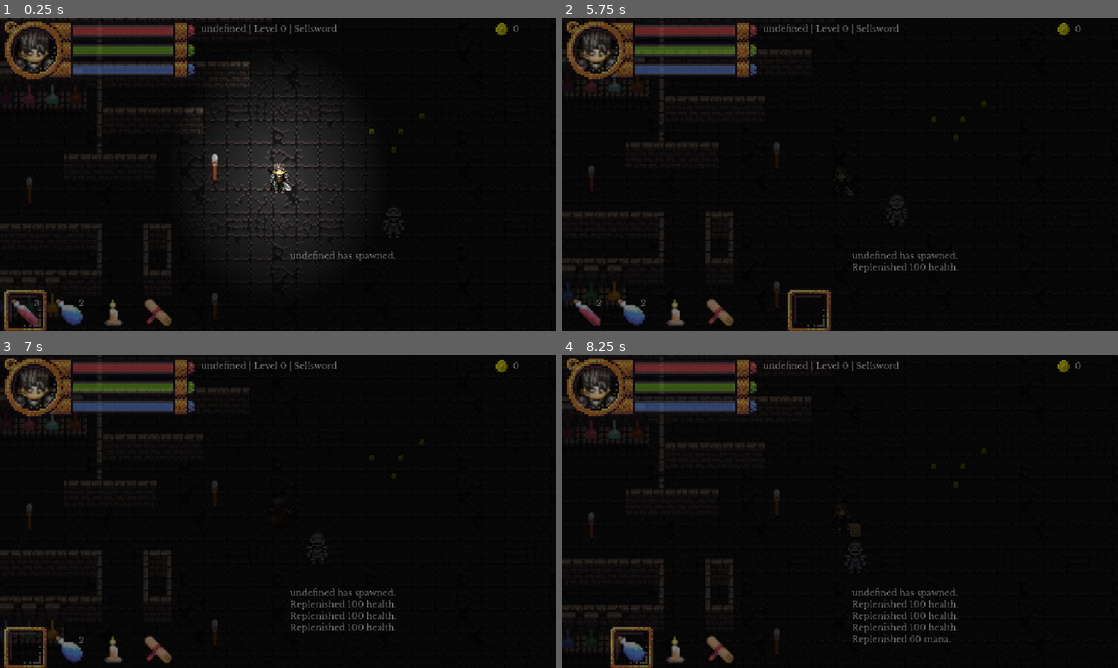
Above: before the commit, frames 1-4 (two rows, left to right).
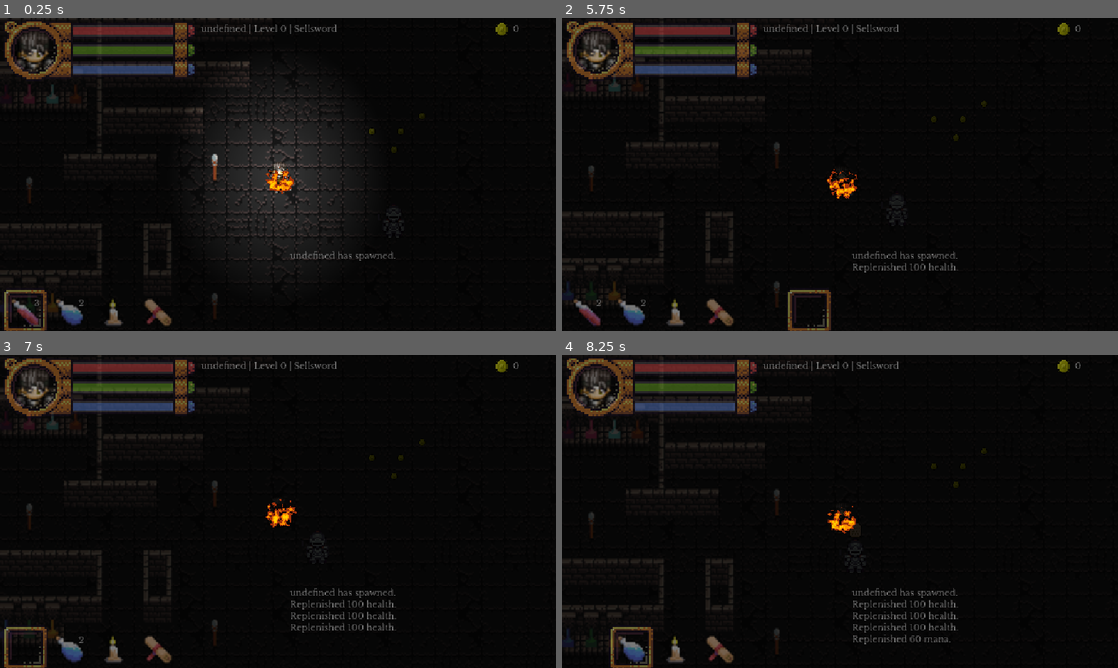
Above: after the commit, the same moments.

Repository: bbm-games/dankcryptic
Game: Godot game, scene res://game.tscn
The game is run twice, just before and just after one commit, with the same random seed, the same clock (stepped at 60 frames per second) and the same inputs. This scene is started directly instead of the project's main scene.
Inputs (mouse positions are in pixels of both pictures, inside the frame that each line leads up to):
- Up to frame 1 (0.25 s): no input
- Up to frame 2 (5.75 s): move the mouse to (962, 158) at 0.52 s; hold Right (item_right) 0.53-1.28 s; hold Right mouse button (block) 0.53-1.28 s; click (962, 158) at 0.67 s; tap 1 (item_1) at 0.8, 1.35 s; move the mouse to (728, 190) at 1.27 s; hold S (walk_down) 1.28-2.03 s; tap 2 (item_2) at 1.55 s; move the mouse to (895, 105) at 2.02 s; hold Right (item_right) 2.03-2.78 s; hold 2 (item_2) 2.03-2.78 s; tap 3 (item_3) at 2.3, 2.85 s; move the mouse to (812, 237) at 2.77 s; hold W (walk_up) 2.78-3.53 s; click (812, 237) at 2.92 s; tap 4 (item_4) at 3.05 s; move the mouse to (1006, 221) at 3.52 s; hold 4 (item_4) 3.53-4.28 s; hold Left (item_left) 3.53-5.03 s; tap 5 (item_5) at 3.8, 4.35 s; move the mouse to (673, 127) at 4.27 s; tap 6 (item_6) at 4.55 s; move the mouse to (867, 174) at 5.02 s; hold S (walk_down) from 5.03 s (still down); hold 6 (item_6) from 5.03 s (still down); click (867, 174) at 5.17 s; tap Up (item_consume) at 5.3 s
- Up to frame 3 (7 s): move the mouse to (194, 433) at 5.77 s; release S (walk_down) at 5.78 s; release 6 (item_6) at 5.78 s; hold Right (item_right) 5.78-6.53 s; tap Up (item_consume) at 5.85 s; right-click (194, 433) at 6.05 s; move the mouse to (400, 495) at 6.52 s; press the mouse at (400, 495) at 6.53 s; hold W (walk_up) from 6.53 s (still down); tap 1 (item_1) at 6.8 s
- Up to frame 4 (8.25 s): move the mouse to (728, 527) at 7.27 s; release W (walk_up) at 7.28 s; release the mouse at (728, 527) at 7.28 s; hold Right (item_right) 7.28-8.03 s; right-click (728, 527) at 7.35 s; click (728, 527) at 7.42 s; tap 2 (item_2) at 7.55 s; move the mouse to (895, 442) at 8.02 s; hold S (walk_down) from 8.03 s (still down); hold E (chat) from 8.03 s (still down)

The runs differ from the first frame. In frame 1, 0.2% of the frame differs, in the area x 47-53%, y 47-57%; in frame 2, 0.2%, in the area x 30-54%, y 2-58%; in frame 3, 0.2%; in frame 4, 0.2%.
Error before the commit: Invalid call. Nonexistent function 'contains' in base 'Nil'. (res://game.gd:451)

Commit message:
added status effect mitigation and fire shader and poison and fire status effects

Diff:
--- /dev/null
+++ b/fire.gdshader
@@ -0,0 +1,36 @@
+/*
+Original shader from Fubucci – https://www.febucci.com/2019/05/fire-shader/
+Converted to Godot Shader Language by Godot Shaders - godotshaders.com/shader/2D-fire/
+*/
+
+shader_type canvas_item;
+
+uniform sampler2D noise_tex:repeat_enable;
+uniform sampler2D gradient_tex;
+
+uniform vec4 brighter_color : source_color = vec4(1.0, 0.8, 0.0, 1.0);
+uniform vec4 middle_color : source_color  = vec4(1.0, 0.56, 0.0, 1.0);
+uniform vec4 darker_color : source_color  = vec4(0.64, 0.2, 0.05, 1.0);
+
+uniform float spread : hint_range(0.0, 1.0) = 0.5;
+
+void fragment()
+{
+
+	float noise_value = texture(noise_tex, UV + vec2(0.0, TIME)).x;
+	// The .yx swizzle is when using the built in horizontal gradient texture. If you have a vertical gradient texture remove .yx
+	float gradient_value = texture(gradient_tex, UV.yx).x;
+
+	gradient_value -= smoothstep(spread, spread + 0.5, length(UV + vec2(-0.5, -0.5)) / spread);
+
+	float step1 = step(noise_value, gradient_value);
+	float step2 = step(noise_value, gradient_value - 0.2);
+	float step3 = step(noise_value, gradient_value - 0.4);
+
+	vec3 bd_color = mix(brighter_color.rgb, darker_color.rgb, step1 - step2);
+
+	vec4 color = vec4(bd_color, step1);
+	color.rgb = mix(color.rgb, middle_color.rgb, step2 - step3);
+
+	COLOR = color;
+}
--- a/game.gd
+++ b/game.gd
@@ -200,12 +200,12 @@
 	otherstats.append_text("Weight: " + str(player_data['weight']))
 	otherstats.append_text("\nInventory Weight: " + str(player_data['inventory_weight']))
 	otherstats.append_text("\nBase Speed: " + str(base_speed))
-	otherstats.append_text('\n\n' + "[color=purple]Poisoned[/color]: " + str(player_data['statuses']['poisoned']))
-	otherstats.append_text('\n' + "[color=orange]Burned[/color]: " + str(player_data['statuses']['burned']))
-	otherstats.append_text('\n' + "[color=blue]Drenched[/color]: " + str(player_data['statuses']['drenched']))
-	otherstats.append_text('\n' + "[color=green]Confused[/color]: " + str(player_data['statuses']['confused']))
-	otherstats.append_text('\n' + "[color=yellow]Paralyzed[/color]: " + str(player_data['statuses']['paralyzed']))
-	otherstats.append_text('\n' + "[color=red]Bloodless[/color]: " + str(player_data['statuses']['bloodless']))
+	otherstats.append_text('\n\n' + "[color=purple]Poisoned[/color]: " + str(snapped(player_data['statuses']['poisoned'], 0.01)))
+	otherstats.append_text('\n' + "[color=orange]Burned[/color]: " + str(snapped(player_data['statuses']['burned'],0.01)))
+	otherstats.append_text('\n' + "[color=blue]Drenched[/color]: " + str(snapped(player_data['statuses']['drenched'],0.01)))
+	otherstats.append_text('\n' + "[color=green]Confused[/color]: " + str(snapped(player_data['statuses']['confused'],0.01)))
+	otherstats.append_text('\n' + "[color=yellow]Paralyzed[/color]: " + str(snapped(player_data['statuses']['paralyzed'],0.01)))
+	otherstats.append_text('\n' + "[color=red]Bloodless[/color]: " + str(snapped(player_data['statuses']['bloodless'],0.01)))
 
 # updates the player summary bar text at the top of the screen
 func update_player_summary_bar():
@@ -373,7 +373,10 @@
 		var stamina_replenished = searchDocsInList(all_quick_items, 'id', item_id, "stamina_replenished")
 		var statusNegations = {}
 		statusNegations = searchDocsInList(all_quick_items, 'id', item_id, "statusNegations")
-		player_data['current_health'] += health_replenished
+		if player_data['current_health'] + health_replenished <= player_data['max_health']:
+			player_data['current_health'] += health_replenished
+		else:
+			player_data['current_health'] = player_data['max_health']
 		if health_replenished > 0:
 			chatBox.append_text("\nReplenished " + str(health_replenished) + " health.")
 		player_data['current_stamina'] += stamina_replenished
@@ -420,43 +423,49 @@
 		mouse_event_pos = event.position
 	if event.is_action_pressed("item_1"):
 		get_node("HUDLayer/CanvasGroup/quickItemSwitchSound").play()
-		if current_item_index == 0 && not player_data["quick_slots"]['slot' + str(current_item_index+1)].contains("spell"):
-			Input.parse_input_event(item_consume_event)
+		if current_item_index == 0 and player_data["quick_slots"]['slot' + str(current_item_index+1)]:
+			if not player_data["quick_slots"]['slot' + str(current_item_index+1)].contains("spell"):
+				Input.parse_input_event(item_consume_event)
 		else:
 			current_item_index = 0
 			item_slot_frame.set_position(item_slot_frame_initial_position + current_item_index * Vector2(46,0))
 	if event.is_action_pressed("item_2"):
 		get_node("HUDLayer/CanvasGroup/quickItemSwitchSound").play()
-		if current_item_index == 1 && not player_data["quick_slots"]['slot' + str(current_item_index+1)].contains("spell"):
-			Input.parse_input_event(item_consume_event)
+		if current_item_index == 1 and player_data["quick_slots"]['slot' + str(current_item_index+1)]:
+			if not player_data["quick_slots"]['slot' + str(current_item_index+1)].contains("spell"):
+				Input.parse_input_event(item_consume_event)
 		else:
 			current_item_index = 1
 			item_slot_frame.set_position(item_slot_frame_initial_position + current_item_index * Vector2(46,0))
 	if event.is_action_pressed("item_3"):
 		get_node("HUDLayer/CanvasGroup/quickItemSwitchSound").play()
-		if current_item_index == 2 && not player_data["quick_slots"]['slot' + str(current_item_index+1)].contains("spell"):
-			Input.parse_input_event(item_consume_event)
+		if current_item_index == 2 and player_data["quick_slots"]['slot' + str(current_item_index+1)]:
+			if not player_data["quick_slots"]['slot' + str(current_item_index+1)].contains("spell"):
+				Input.parse_input_event(item_consume_event)
 		else:
 			current_item_index = 2
 			item_slot_frame.set_position(item_slot_frame_initial_position + current_item_index * Vector2(46,0))
 	if event.is_action_pressed("item_4"):
 		get_node("HUDLayer/CanvasGroup/quickItemSwitchSound").play()
-		if current_item_index == 3 && not player_data["quick_slots"]['slot' + str(current_item_index+1)].contains("spell"):
-			Input.parse_input_event(item_consume_event)
+		if current_item_index == 3 and player_data["quick_slots"]['slot' + str(current_item_index+1)]:
+			if not player_data["quick_slots"]['slot' + str(current_item_index+1)].contains("spell"):
+				Input.parse_input_event(item_consume_event)
 		else:
 			current_item_index = 3
 			item_slot_frame.set_position(item_slot_frame_initial_position + current_item_index * Vector2(46,0))
 	if event.is_action_pressed("item_5"):
 		get_node("HUDLayer/CanvasGroup/quickItemSwitchSound").play()
-		if current_item_index == 4 && not player_data["quick_slots"]['slot' + str(current_item_index+1)].contains("spell"):
-			Input.parse_input_event(item_consume_event)
+		if current_item_index == 4 and player_data["quick_slots"]['slot' + str(current_item_index+1)]:
+			if not player_data["quick_slots"]['slot' + str(current_item_index+1)].contains("spell"):
+				Input.parse_input_event(item_consume_event)
 		else:
 			current_item_index = 4
 			item_slot_frame.set_position(item_slot_frame_initial_position + current_item_index * Vector2(46,0))
 	if event.is_action_pressed("item_6"):
 		get_node("HUDLayer/CanvasGroup/quickItemSwitchSound").play()
-		if current_item_index == 5 && not player_data["quick_slots"]['slot' + str(current_item_index+1)].contains("spell"):
-			Input.parse_input_event(item_consume_event)
+		if current_item_index == 5 and player_data["quick_slots"]['slot' + str(current_item_index+1)]:
+			if not player_data["quick_slots"]['slot' + str(current_item_index+1)].contains("spell"):
+				Input.parse_input_event(item_consume_event)
 		else:
 			current_item_index = 5
 			item_slot_frame.set_position(item_slot_frame_initial_position + current_item_index * Vector2(46,0))
@@ -618,11 +627,11 @@
 		#chatBox.append_text("\n[i]Player is attacking.[/i]")
 	if block_held:
 		# show block shield
-		player_body.get_node("ColorRect").show()
+		player_body.get_node("ShieldColorRect").show()
 		#chatBox.append_text("\n[i]Player is blocking.[/i]")
 	else:
 		# hide block shield
-		player_body.get_node("ColorRect").hide()
+		player_body.get_node("ShieldColorRect").hide()
 
 	# set up movement
 	if walk_up_held:
@@ -688,6 +697,34 @@
 	# redraw mana bar
 	mana_bar.set_size(Vector2(player_data['current_mana']/player_data['max_mana'] * mana_bar_length, mana_bar_height))
 
+	# redraw health bar
+	health_bar.set_size(Vector2(player_data['current_health']/player_data['max_health'] * health_bar_length, health_bar_height))
+
+	# status effect applications
+	if player_data['statuses']["poisoned"] >= 1:
+		# make purple hue on sprite
+		player_sprite.modulate = Color(1,0,1)
+	else:
+		player_sprite.modulate = Color(0.18,0.18,0.18,1)
+	if player_data['statuses']["burned"] >= 1:
+		player_data['current_health'] -= 1 * delta
+		player_body.get_node("FireColorRect").show()
+	else:
+		player_body.get_node("FireColorRect").hide()
+
+	# natural status effect mitigation
+	# TODO: can adjust based on class
+	player_data['statuses']["poisoned"] -= 0.02 *delta
+	player_data['statuses']["burned"] -= 0.02 *delta
+	player_data['statuses']["drenched"] -= 0.02 *delta
+	player_data['statuses']["confused"] -= 0.02 *delta
+	player_data['statuses']["paralyzed"] -= 0.02 *delta
+	player_data['statuses']["bloodless"] -= 0.02 *delta
+	for key in player_data['statuses'].keys():
+		if player_data['statuses'][key] < 0:
+			player_data['statuses'][key] = 0
+	update_player_stats_tab()
+
 # for when you walk over coin
 func hit_coin():
 	# play coin collision sound
--- a/game.tscn
+++ b/game.tscn
@@ -18,6 +18,7 @@
 [ext_resource type="Theme" uid="uid://bck6sugoxd40h" path="res://cryptic_theme.tres" id="10_kbx3o"]
 [ext_resource type="AudioStream" uid="uid://b68m0eyu6s6gc" path="res://assets/sounds/shieldsound.wav" id="14_idgaw"]
 [ext_resource type="AudioStream" uid="uid://py6rar5tguch" path="res://assets/sounds/attacksound.wav" id="15_ewa8a"]
+[ext_resource type="Shader" path="res://fire.gdshader" id="16_5vwms"]
 [ext_resource type="AudioStream" uid="uid://v5srpkj6a8ui" path="res://assets/sounds/magic_attack.mp3" id="16_omwxg"]
 [ext_resource type="AudioStream" uid="uid://dpbyk5u4nr863" path="res://assets/sounds/coin.wav" id="20_e3m1t"]
 
@@ -82,6 +83,26 @@
 color = Color(0.0666667, 1, 1, 1)
 hue_variation_min = -1.0
 hue_variation_max = 1.0
+
+[sub_resource type="Gradient" id="Gradient_4uyyb"]
+
+[sub_resource type="GradientTexture2D" id="GradientTexture2D_6qdh2"]
+gradient = SubResource("Gradient_4uyyb")
+
+[sub_resource type="FastNoiseLite" id="FastNoiseLite_v6gxl"]
+
+[sub_resource type="NoiseTexture2D" id="NoiseTexture2D_g7kdf"]
+seamless = true
+noise = SubResource("FastNoiseLite_v6gxl")
+
+[sub_resource type="ShaderMaterial" id="ShaderMaterial_wgb8u"]
+shader = ExtResource("16_5vwms")
+shader_parameter/brighter_color = Color(1, 0.8, 0, 1)
+shader_parameter/middle_color = Color(1, 0.56, 0, 1)
+shader_parameter/darker_color = Color(0.64, 0.2, 0.05, 1)
+shader_parameter/spread = 0.555
+shader_parameter/noise_tex = SubResource("NoiseTexture2D_g7kdf")
+shader_parameter/gradient_tex = SubResource("GradientTexture2D_6qdh2")
 
 [sub_resource type="Animation" id="Animation_et487"]
 length = 0.001
@@ -515,7 +536,7 @@
 energy = 7.05
 texture = ExtResource("7_45vux")
 
-[node name="ColorRect" type="ColorRect" parent="player"]
+[node name="ShieldColorRect" type="ColorRect" parent="player"]
 visible = false
 material = SubResource("ShaderMaterial_omonw")
 anchors_preset = 8
@@ -548,6 +569,17 @@
 stream = ExtResource("15_ewa8a")
 bus = &"Sounds"
 
+[node name="FireColorRect" type="ColorRect" parent="player"]
+visible = false
+light_mask = 0
+z_index = 1
+material = SubResource("ShaderMaterial_wgb8u")
+offset_left = -18.0
+offset_top = -19.0
+offset_right = 22.0
+offset_bottom = 21.0
+color = Color(1, 1, 1, 0)
+
 [node name="PlayerAnimationPlayer" type="AnimationPlayer" parent="."]
 root_node = NodePath("../player/sprite")
 libraries = {
--- a/lore/lore.json
+++ b/lore/lore.json
@@ -20,8 +20,8 @@
 		 "mana":60
 	  },
 	  "statuses":{
-		 "poisoned":0.0,
-		 "burned":0.0,
+		 "poisoned":0.4,
+		 "burned":1.5,
 		 "drenched":0.0,
 		 "confused":0.0,
 		 "paralyzed":0.0,
Not shown: 1 places in game.tscn that only renumber resources
